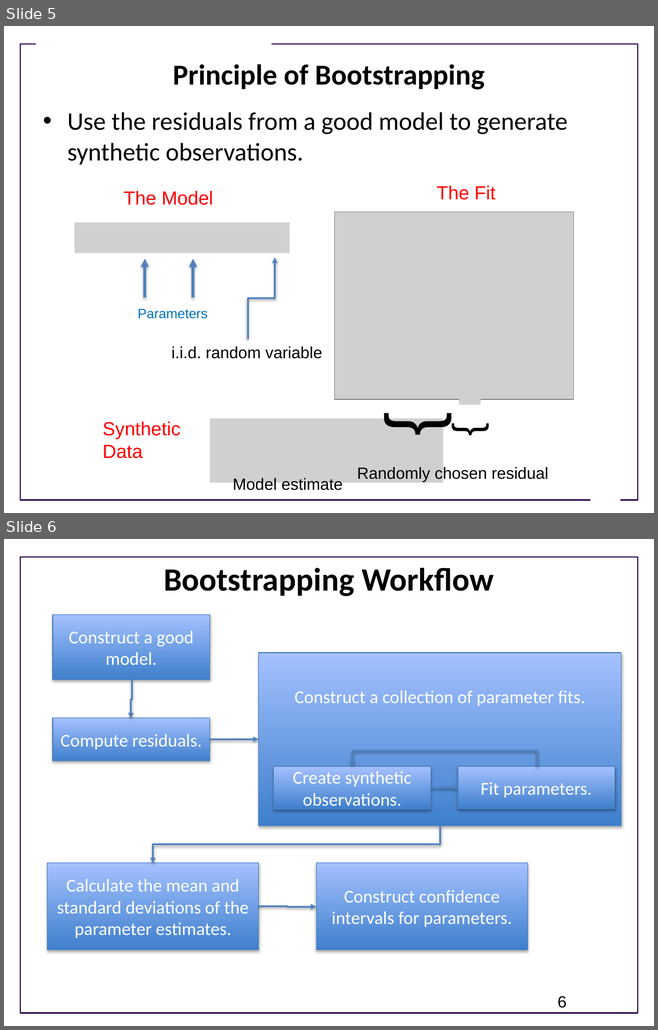
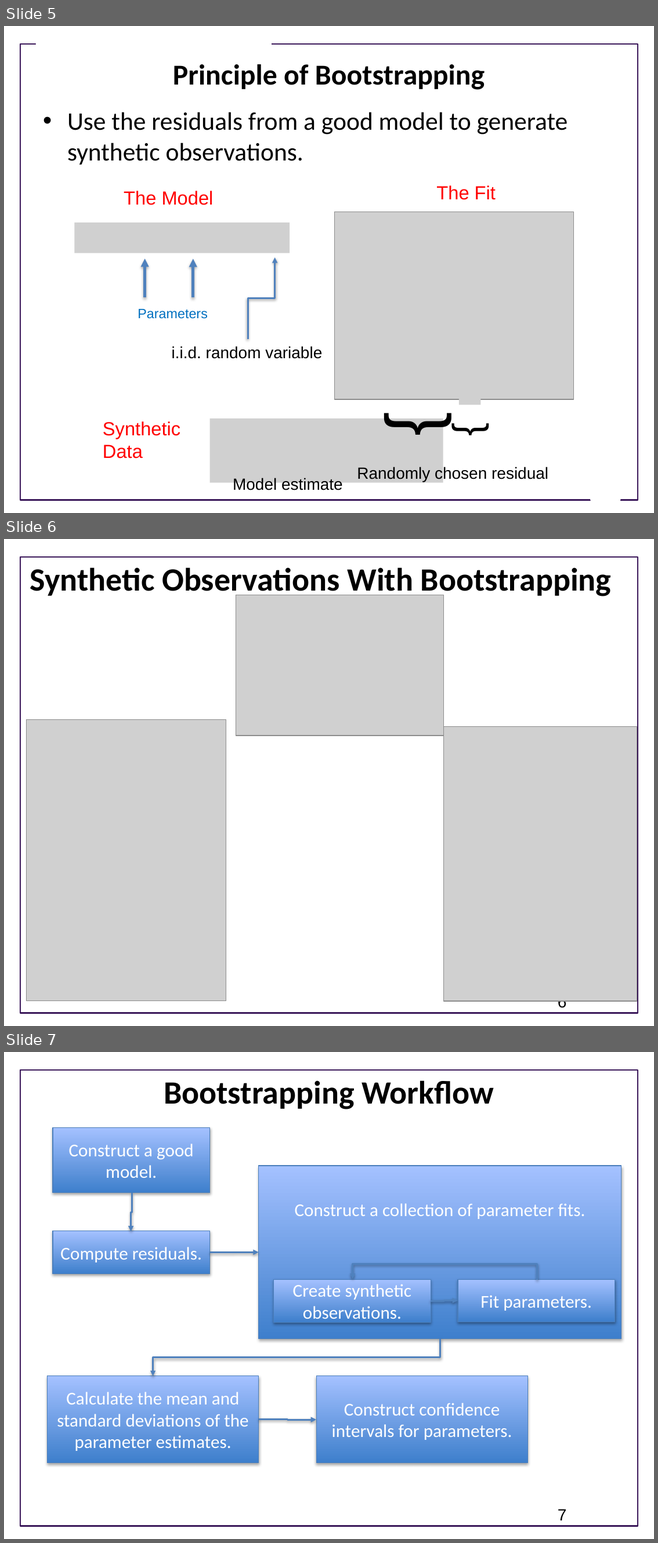
Before and after one commit to ModelEngineering/advancing-biomedical-models, a slide deck: lecture_12/bootstrapping/12_Parameter_Confidence_Intervals_With_Bootstrapping.pptx. Shown one above the other, each under a label of ours: slides 5 and 6 before the commit, slides 5, 6 and 7 after it. The pictures are 658x1030 and 658x1543 pixels, drawn with LibreOffice and Linux fonts; fonts in the diff are those of the drawing; grey boxes stand for pictures; background and template pictures are left out. Boxes give left, top, right and bottom in pixels: in the first picture for what was removed or moved away, otherwise in the second. Text is boxed around its words. In the diff, an @@ line names an element or a change of style, - is before the commit and + after.

```diff
--- a/lecture_12/bootstrapping/12_Parameter_Confidence_Intervals_With_Bootstrapping.pptx
+++ b/lecture_12/bootstrapping/12_Parameter_Confidence_Intervals_With_Bootstrapping.pptx
@@ slide 6 added at [4,539,654,1026], background #FFFFFF; not listed: 1 template element that a slide beside it also shows @@
@@ title added at [30,567,611,598], 36 pt, text #000000, bold @@
+Synthetic Observations With Bootstrapping
@@ picture added at [236,595,444,736] @@
@@ picture added at [26,719,226,1001] @@
@@ picture added at [443,727,636,1001] @@
@@ page number added at [557,1001,567,1011], 18 pt, text #000000 @@
+6
@@ what was slide 6 is now slide 7 @@
@@ page number at [557,1509,567,1521]: text changed @@
-6
+7
```
Also in this commit, not shown: 1 slide removed, 1 other file.
